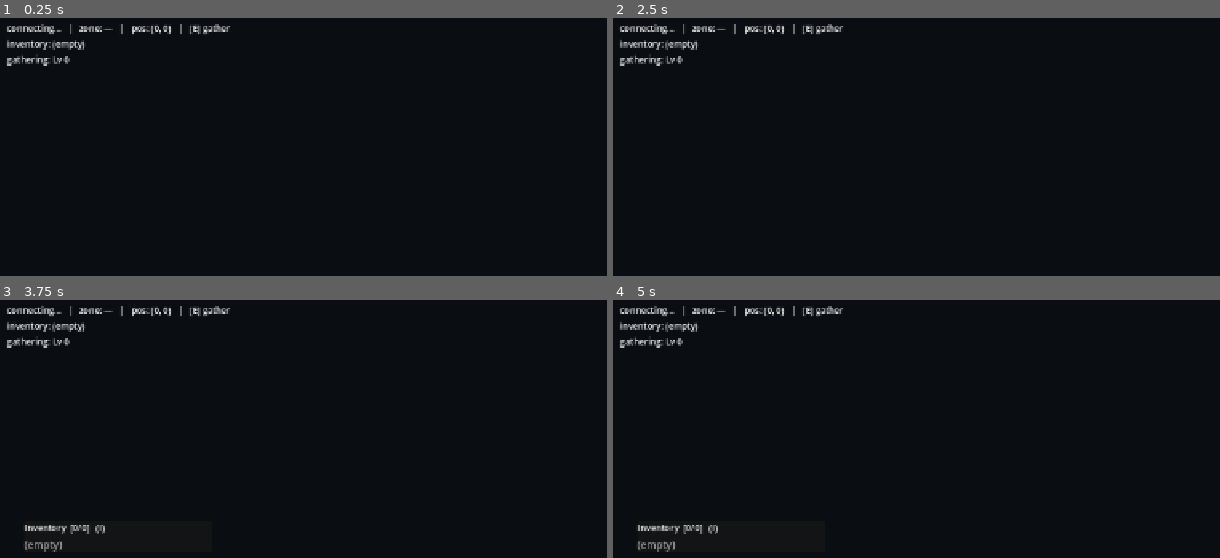
Above: before the commit, frames 1-4 (two rows, left to right).
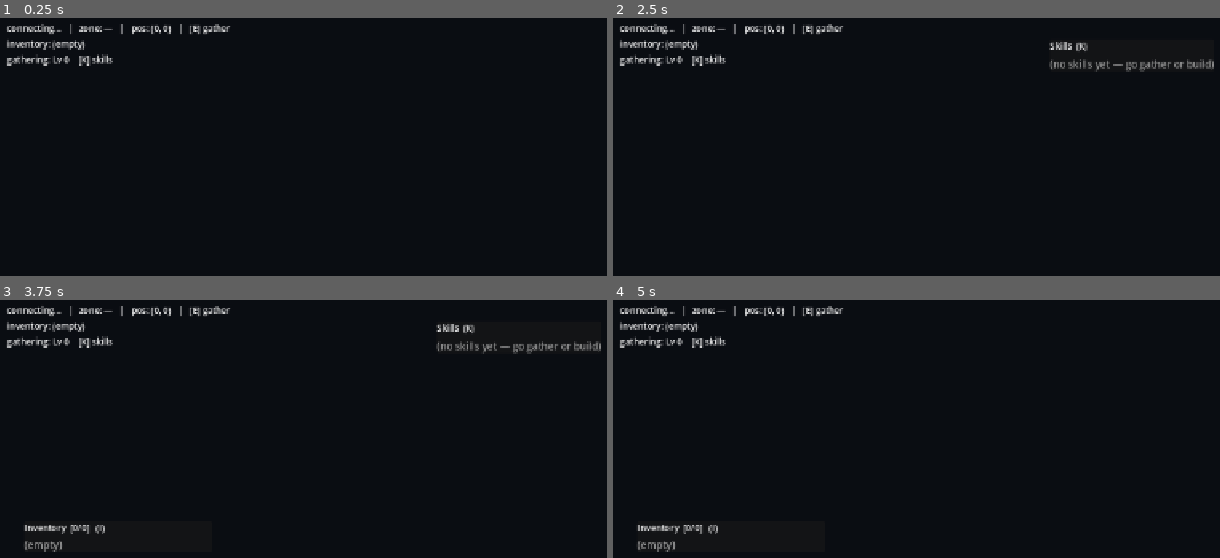
Above: after the commit, the same moments.

Repository: motagota/JESMMO
Game: Godot game, scene res://Main.tscn
The game is run twice, just before and just after one commit, with the same random seed, the same clock (stepped at 60 frames per second) and the same inputs.
Inputs:
- Up to frame 1 (0.25 s): no input
- Up to frame 2 (2.5 s): tap Enter at 0.5, 2 s; hold D 0.53-1.28 s; tap K at 0.6, 1.35, 2.3 s; tap Space at 0.77, 1.25, 1.52 s; hold S 1.28-2.03 s; hold D from 2.03 s (still down); hold E from 2.03 s (still down)
- Up to frame 3 (3.75 s): tap Space at 2.75, 3.02 s; release D at 2.78 s; release E at 2.78 s; hold W 2.78-3.53 s; tap I at 2.85 s; tap K at 3.05, 3.6 s; tap Enter at 3.5 s; hold A from 3.53 s (still down)
- Up to frame 4 (5 s): keep holding A; tap Space at 3.77, 4.25, 4.52 s; tap K at 4.35 s

The runs differ from the first frame. In frame 1, 0.2% of the frame differs, in the area x 13-19%, y 13-19%; in frame 2, 0.9%, in the area x 13-100%, y 9-21%; in frame 3, 0.9%; in frame 4, 0.2%.

Commit message:
Gameplay: use-based skills — level-up events, skill-gated builds, skills panel (#10)
Completes the use-based progression loop (skills rise by doing, never decay).
Most of the skill store landed with #7/#9 (per-character `skill` rows, the
`level_for_xp` curve, `grant_skill_xp` write-through, gathering + building XP,
`skill.update`); this adds the missing pieces.

Server:
- grant_skill_xp now returns SkillGain { skill, leveled_up } and the gateway emits
  `skill.levelup {skill_id, level}` alongside `skill.update` when a grant crosses a
  level boundary. Centralised in Proxy::push_skill_gain so every XP source behaves
  the same.
- Build orders gain a skill gate: required_skill + required_level (migration 0004).
  contribute() rejects a contributor below the threshold (skills are per-character);
  build.list surfaces the requirement. Authored a "watchtower" order — open from boot
  but greyed until Building 1, which a solo player earns by completing the Town Well —
  as the headline demo of a threshold un-greying a structure.

Client:
- Dedicated SkillsPanel (K): per-skill level + progress bar to next level, using a
  client mirror of the server XP curve (Protocol.level_for_xp / xp_for_level).
- Level-up feedback: a gold HUD banner on skill.levelup.
- Build board greys orders above the player's current level and shows
  "requires <skill> <level>", hiding Contribute until the gate is met.

Tests: skill_gated_order_rejects_until_the_threshold_is_reached, level-up assertions
in skill_xp_accumulates_and_levels and the build-contribute integration test, and a
world graph invariant that every skill gate is reachable from the Town Well. Full
suite green; headless Godot import parses all scripts.

Co-Authored-By: Claude Opus 4.8 <noreply@anthropic.com>

Diff:
--- a/client_godot/Main.gd
+++ b/client_godot/Main.gd
@@ -18,9 +18,12 @@
 var _storage: StoragePanel
 var _inventory: InventoryPanel
 var _build: BuildPanel
+var _skills: SkillsPanel
 
 var _my_id := ""
 var _seeded_position := false
+## skill_id -> level, mirrored to the build board so it can grey gated orders.
+var _skill_levels: Dictionary = {}
 
 func _ready() -> void:
 	_build_environment()
@@ -49,6 +52,9 @@
 	_build = BuildPanel.new()
 	_build.visible = false
 	add_child(_build)
+
+	_skills = SkillsPanel.new()
+	add_child(_skills)
 
 	_login = Login.new()
 	_login.visible = false
@@ -107,7 +113,8 @@
 		_storage.set_inventory(items)
 		_inventory.set_inventory(items, used, capacity)
 		_build.set_inventory(items))
-	_net.skill_update.connect(func(skill_id, xp, level): _hud.set_skill(skill_id, xp, level))
+	_net.skill_update.connect(_on_skill_update)
+	_net.skill_levelup.connect(func(skill_id, level): _hud.flash_levelup(skill_id, level))
 	_net.store_update.connect(func(items): _storage.set_storage(items))
 	_net.build_list.connect(func(orders): _build.set_orders(orders))
 	_net.build_progress.connect(func(order_id, required, progress): _build.update_progress(order_id, required, progress))
@@ -127,6 +134,14 @@
 	_player.attack_requested.connect(func(dx, dy): _net.send_attack(dx, dy))
 	_player.gather_pressed.connect(_on_gather_pressed)
 	_player.position_changed.connect(func(wx, wy): _hud.set_pos(wx, wy))
+
+## Fan a skill update out to the HUD glance line, the skills panel (progress bars),
+## and the build board (which greys orders above the player's current level).
+func _on_skill_update(skill_id: String, xp: int, level: int) -> void:
+	_hud.set_skill(skill_id, xp, level)
+	_skills.set_skill(skill_id, xp, level)
+	_skill_levels[skill_id] = level
+	_build.set_skill_levels(_skill_levels)
 
 # --- handshake ----------------------------------------------------------------
 
--- a/client_godot/net/NetworkClient.gd
+++ b/client_godot/net/NetworkClient.gd
@@ -22,6 +22,7 @@
 signal gather_result(item_id: String, qty: int)
 signal inv_update(items: Array, used: int, capacity: int)
 signal skill_update(skill_id: String, xp: int, level: int)
+signal skill_levelup(skill_id: String, level: int)
 signal store_update(items: Array)
 signal build_list(orders: Array)
 signal build_progress(order_id: String, required: Dictionary, progress: Dictionary)
@@ -98,6 +99,10 @@
 				String(msg.get("skill_id", "")),
 				int(msg.get("xp", 0)),
 				int(msg.get("level", 0)))
+		Protocol.S_SKILL_LEVELUP:
+			skill_levelup.emit(
+				String(msg.get("skill_id", "")),
+				int(msg.get("level", 0)))
 		Protocol.S_STORE_UPDATE:
 			store_update.emit(msg.get("items", []))
 		Protocol.S_BUILD_LIST:
--- a/client_godot/net/Protocol.gd
+++ b/client_godot/net/Protocol.gd
@@ -37,6 +37,7 @@
 const S_GATHER_RESULT := "gather.result"
 const S_INV_UPDATE := "inv.update"
 const S_SKILL_UPDATE := "skill.update"
+const S_SKILL_LEVELUP := "skill.levelup"
 const C_STORE_DEPOSIT := "store.deposit"
 const C_STORE_WITHDRAW := "store.withdraw"
 const S_STORE_UPDATE := "store.update"
@@ -73,3 +74,15 @@
 ## The server's Y axis becomes the scene's Z axis; height (Y) is gameplay-flat.
 static func w2v(wx: float, wy: float, y: float = 0.0) -> Vector3:
 	return Vector3(wx * WORLD_SCALE, y, wy * WORLD_SCALE)
+
+## Mirror of the server's XP → level curve (`persistence::level_for_xp`): level n at
+## 100·n² xp. Kept here so the skills panel can render progress-to-next-level and the
+## build board can grey orders the player can't yet contribute to.
+static func level_for_xp(xp: int) -> int:
+	if xp <= 0:
+		return 0
+	return int(floor(sqrt(float(xp) / 100.0)))
+
+## Total xp required to reach the start of `level`'s band (inverse of level_for_xp).
+static func xp_for_level(level: int) -> int:
+	return 100 * level * level
--- a/client_godot/ui/Build.gd
+++ b/client_godot/ui/Build.gd
@@ -1,9 +1,12 @@
 ## Build-order board panel: shown while the player stands near a build board. Lists
 ## the district's city build orders with their per-item cost as `progress/required`
 ## and a Contribute button per outstanding item. Built in code; `Main` toggles
-## visibility by proximity and feeds it the latest orders (`build.list`) + inventory.
-## Contribute moves the player's whole carried stack of that item toward the order;
-## the server bounds it by the remaining need and what's carried.
+## visibility by proximity and feeds it the latest orders (`build.list`), inventory,
+## and the player's skill levels. Contribute moves the player's whole carried stack of
+## that item toward the order; the server bounds it by the remaining need and what's
+## carried. Orders the player can't yet build (skill gate) render greyed with a
+## "requires <skill> <level>" note and no Contribute buttons — the server enforces the
+## same gate, so this is UX, not trust.
 class_name BuildPanel
 extends CanvasLayer
 
@@ -12,6 +15,8 @@
 var _list: VBoxContainer
 var _orders: Array = []
 var _inventory: Array = []
+## skill_id -> level, for greying orders above the player's current skill.
+var _skill_levels: Dictionary = {}
 
 func _ready() -> void:
 	layer = 8
@@ -40,6 +45,12 @@
 
 func set_inventory(items: Array) -> void:
 	_inventory = items
+	_rebuild()
+
+## Feed the player's current skill levels (from `skill.update`) so gated orders grey
+## out until the threshold is reached.
+func set_skill_levels(levels: Dictionary) -> void:
+	_skill_levels = levels
 	_rebuild()
 
 ## Update one order's cost/progress in place (from a `build.progress` push).
@@ -94,8 +105,24 @@
 			title.modulate = Color(0.6, 0.9, 0.6)
 			_list.add_child(title)
 			continue
+
+		# Skill gate: an order requiring a skill level the player hasn't reached shows
+		# greyed with a "requires …" note and offers no Contribute buttons.
+		var rs: Variant = o.get("required_skill")
+		var req_skill := String(rs) if rs != null else ""
+		var req_level := int(o.get("required_level", 0))
+		var locked := req_level > 0 and int(_skill_levels.get(req_skill, 0)) < req_level
+
 		title.text = kind
+		if locked:
+			title.modulate = Color(0.55, 0.55, 0.6)
 		_list.add_child(title)
+		if locked:
+			var req := Label.new()
+			req.add_theme_font_size_override("font_size", 11)
+			req.modulate = Color(0.95, 0.7, 0.4)
+			req.text = "  requires %s %d" % [req_skill.capitalize(), req_level]
+			_list.add_child(req)
 
 		var order_id := String(o.get("order_id", ""))
 		var required: Dictionary = o.get("required", {})
@@ -108,9 +135,11 @@
 			var lbl := Label.new()
 			lbl.text = "  %s  %d/%d" % [item, have, need]
 			lbl.custom_minimum_size = Vector2(150, 0)
+			if locked:
+				lbl.modulate = Color(0.55, 0.55, 0.6)
 			row.add_child(lbl)
 			var carried := _carried(item)
-			if have < need and carried > 0:
+			if not locked and have < need and carried > 0:
 				var btn := Button.new()
 				btn.text = "Contribute %d" % carried
 				btn.pressed.connect(func(): do_contribute.emit(order_id, item, carried))
--- a/client_godot/ui/Hud.gd
+++ b/client_godot/ui/Hud.gd
@@ -1,6 +1,8 @@
-## Heads-up display: connection/zone/position, the gathered inventory, the
-## gathering skill, a transient gather-progress line, and floating "+N item"
-## feedback. Built in code; driven by `Main`.
+## Heads-up display: connection/zone/position, the gathered inventory, a one-line
+## skills glance, a transient gather-progress line, floating "+N item" feedback, and
+## a level-up banner. Built in code; driven by `Main`. The full skills breakdown
+## (progress bars) lives in the dedicated `SkillsPanel` (K); this keeps a compact
+## at-a-glance readout.
 class_name Hud
 extends CanvasLayer
 
@@ -9,6 +11,7 @@
 var _skill: Label
 var _gather: Label
 var _gain: Label
+var _levelup: Label
 
 var conn := "connecting…"
 var zone := "—"
@@ -18,6 +21,7 @@
 var _skills: Dictionary = {}
 
 var _gain_tween: Tween
+var _levelup_tween: Tween
 
 func _ready() -> void:
 	layer = 5
@@ -29,7 +33,7 @@
 	_inv = _line(box)
 	_inv.text = "inventory: (empty)"
 	_skill = _line(box)
-	_skill.text = "gathering: Lv 0"
+	_skill.text = "gathering: Lv 0    [K] skills"
 	_gather = _line(box)
 	_gather.modulate = Color(0.8, 1.0, 0.6)
 
@@ -39,6 +43,13 @@
 	_gain.position = Vector2(560, 360)
 	_gain.modulate = Color(0.9, 1.0, 0.6, 0.0)
 	add_child(_gain)
+
+	# Level-up banner, just above the gain feedback; gold so it reads as a milestone.
+	_levelup = Label.new()
+	_levelup.add_theme_font_size_override("font_size", 34)
+	_levelup.position = Vector2(500, 300)
+	_levelup.modulate = Color(1.0, 0.85, 0.2, 0.0)
+	add_child(_levelup)
 
 	_refresh_status()
 
@@ -88,6 +99,7 @@
 	for sid in _skills:
 		var s: Dictionary = _skills[sid]
 		parts.append("%s: Lv %d  (%d xp)" % [sid, int(s["level"]), int(s["xp"])])
+	parts.append("[K] skills")
 	_skill.text = "  |  ".join(parts)
 
 func set_gather_progress(pct: int) -> void:
@@ -104,3 +116,12 @@
 		_gain_tween.kill()
 	_gain_tween = create_tween()
 	_gain_tween.tween_property(_gain, "modulate:a", 0.0, 1.0)
+
+## Celebrate a skill level-up (from a `skill.levelup` push): a gold banner that fades.
+func flash_levelup(skill_id: String, level: int) -> void:
+	_levelup.text = "%s  Level %d!" % [String(skill_id).capitalize(), level]
+	_levelup.modulate.a = 1.0
+	if _levelup_tween and _levelup_tween.is_valid():
+		_levelup_tween.kill()
+	_levelup_tween = create_tween()
+	_levelup_tween.tween_property(_levelup, "modulate:a", 0.0, 2.0)
--- /dev/null
+++ b/client_godot/ui/Skills.gd
@@ -0,0 +1,87 @@
+## Skills panel: the character's use-based skills with level and a progress bar to
+## the next level. Toggled with the **K** key. Fed by `skill.update` pushes (via
+## `Main`); use-based progression only rises, so bars never regress. The XP→level
+## curve is mirrored from the server in `Protocol` so the bar fill matches exactly.
+class_name SkillsPanel
+extends CanvasLayer
+
+var _list: VBoxContainer
+## skill_id -> {xp, level}. Sorted by id so the rows keep a stable order.
+var _skills: Dictionary = {}
+
+var _pinned := false # toggled by the K key
+
+func _ready() -> void:
+	layer = 8
+	var panel := PanelContainer.new()
+	panel.position = Vector2(700, 40)
+	panel.custom_minimum_size = Vector2(260, 0)
+	add_child(panel)
+
+	var col := VBoxContainer.new()
+	col.add_theme_constant_override("separation", 8)
+	panel.add_child(col)
+
+	var head := Label.new()
+	head.text = "Skills  (K)"
+	head.add_theme_font_size_override("font_size", 14)
+	col.add_child(head)
+
+	_list = VBoxContainer.new()
+	_list.add_theme_constant_override("separation", 10)
+	col.add_child(_list)
+	_rebuild()
+	visible = false
+
+func set_skill(skill_id: String, xp: int, level: int) -> void:
+	_skills[skill_id] = {"xp": xp, "level": level}
+	_rebuild()
+
+func _unhandled_key_input(event: InputEvent) -> void:
+	if event is InputEventKey and event.pressed and not event.echo and event.keycode == KEY_K:
+		_pinned = not _pinned
+		visible = _pinned
+		get_viewport().set_input_as_handled()
+
+func _rebuild() -> void:
+	if not _list:
+		return
+	for c in _list.get_children():
+		c.queue_free()
+	if _skills.is_empty():
+		var empty := Label.new()
+		empty.text = "(no skills yet — go gather or build)"
+		empty.modulate = Color(0.6, 0.6, 0.6)
+		_list.add_child(empty)
+		return
+	var ids := _skills.keys()
+	ids.sort()
+	for sid in ids:
+		var s: Dictionary = _skills[sid]
+		var xp := int(s["xp"])
+		var level := int(s["level"])
+		# XP band for the current level -> next level, so the bar shows progress within
+		# the level rather than absolute xp.
+		var floor_xp := Protocol.xp_for_level(level)
+		var next_xp := Protocol.xp_for_level(level + 1)
+		var into := xp - floor_xp
+		var span := maxi(next_xp - floor_xp, 1)
+
+		var head := Label.new()
+		head.add_theme_font_size_override("font_size", 13)
+		head.text = "%s — Lv %d" % [String(sid).capitalize(), level]
+		_list.add_child(head)
+
+		var bar := ProgressBar.new()
+		bar.min_value = 0
+		bar.max_value = span
+		bar.value = clampi(into, 0, span)
+		bar.custom_minimum_size = Vector2(230, 16)
+		bar.show_percentage = false
+		_list.add_child(bar)
+
+		var caption := Label.new()
+		caption.add_theme_font_size_override("font_size", 11)
+		caption.modulate = Color(0.75, 0.8, 0.85)
+		caption.text = "%d / %d xp to Lv %d" % [into, span, level + 1]
+		_list.add_child(caption)
Not shown, added: client_godot/ui/Skills.gd.uid
Not shown, changed: docs/protocol.md
Not shown, added: rust_server/migrations/0004_skill_gated_orders.sql
Not shown, changed: rust_server/src/bin/proxy.rs
Not shown, changed: rust_server/src/persistence/mod.rs
Not shown, changed: rust_server/src/world.rs
